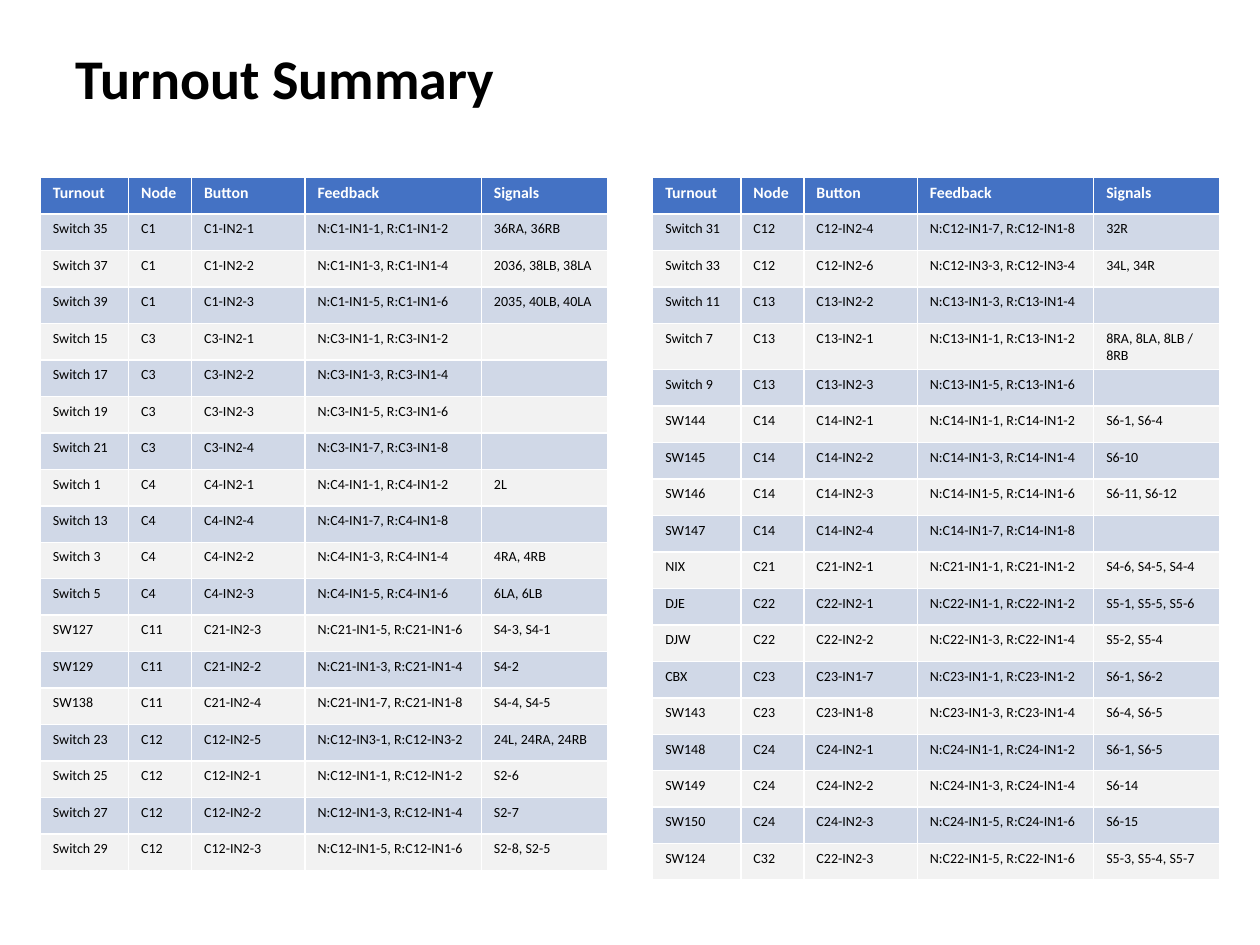
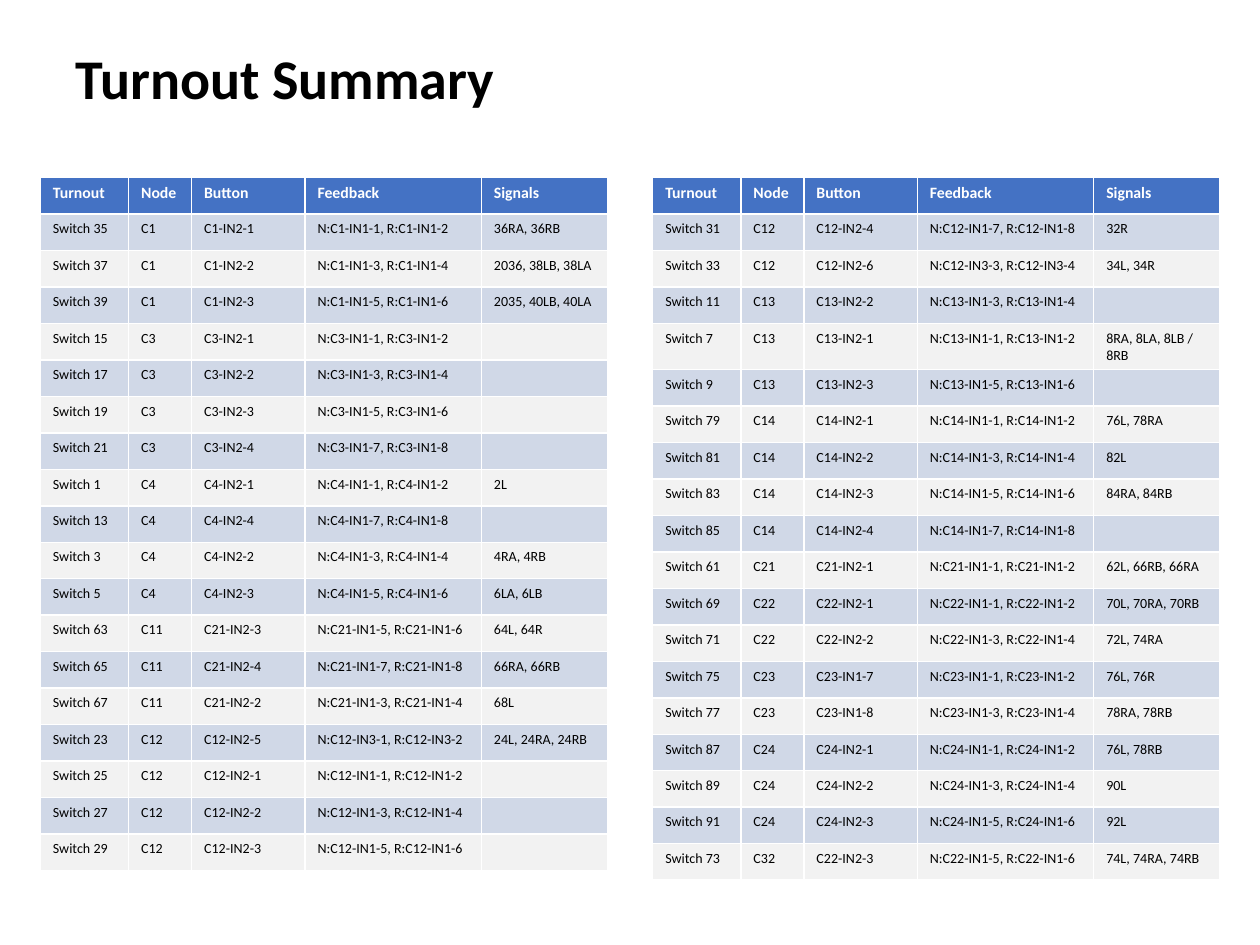
Before and after one commit to lnevo/hart, a slide deck: slide 2 of docs/wiring/Wiring_Schematic.pptx. Drawn at 1260x945 pixels with LibreOffice and Linux fonts; fonts in the diff are those of the drawing. Boxes give left, top, right and bottom in pixels: in the first picture for what was removed or moved away, otherwise in the second. Text is boxed around its words. In the diff, an @@ line names an element or a change of style, - is before the commit and + after.

```diff
--- a/docs/wiring/Wiring_Schematic.pptx
+++ b/docs/wiring/Wiring_Schematic.pptx
@@ table at bbox=[40, 178, 607, 871] @@
-row 13, column 1: SW127
+row 13, column 1: Switch 63
-row 13, column 5: S4-3, S4-1
+row 13, column 5: 64L, 64R
-row 14: SW129 | C11 | C21-IN2-2 | N:C21-IN1-3, R:C21-IN1-4 | S4-2
+row 14: Switch 65 | C11 | C21-IN2-4 | N:C21-IN1-7, R:C21-IN1-8 | 66RA, 66RB
-row 15: SW138 | C11 | C21-IN2-4 | N:C21-IN1-7, R:C21-IN1-8 | S4-4, S4-5
+row 15: Switch 67 | C11 | C21-IN2-2 | N:C21-IN1-3, R:C21-IN1-4 | 68L
-row 17, column 5: S2-6
+row 17, column 5: 
-row 18, column 5: S2-7
+row 18, column 5: 
-row 19, column 5: S2-8, S2-5
+row 19, column 5: 
@@ table at bbox=[653, 178, 1220, 871] @@
-row 7, column 1: SW144
+row 7, column 1: Switch 79
-row 7, column 5: S6-1, S6-4
+row 7, column 5: 76L, 78RA
-row 8, column 1: SW145
+row 8, column 1: Switch 81
-row 8, column 5: S6-10
+row 8, column 5: 82L
-row 9, column 1: SW146
+row 9, column 1: Switch 83
-row 9, column 5: S6-11, S6-12
+row 9, column 5: 84RA, 84RB
-row 10, column 1: SW147
+row 10, column 1: Switch 85
-row 11, column 1: NIX
+row 11, column 1: Switch 61
-row 11, column 5: S4-6, S4-5, S4-4
+row 11, column 5: 62L, 66RB, 66RA
-row 12, column 1: DJE
+row 12, column 1: Switch 69
-row 12, column 5: S5-1, S5-5, S5-6
+row 12, column 5: 70L, 70RA, 70RB
-row 13, column 1: DJW
+row 13, column 1: Switch 71
-row 13, column 5: S5-2, S5-4
+row 13, column 5: 72L, 74RA
-row 14, column 1: CBX
+row 14, column 1: Switch 75
-row 14, column 5: S6-1, S6-2
+row 14, column 5: 76L, 76R
-row 15, column 1: SW143
+row 15, column 1: Switch 77
-row 15, column 5: S6-4, S6-5
+row 15, column 5: 78RA, 78RB
-row 16, column 1: SW148
+row 16, column 1: Switch 87
-row 16, column 5: S6-1, S6-5
+row 16, column 5: 76L, 78RB
-row 17, column 1: SW149
+row 17, column 1: Switch 89
-row 17, column 5: S6-14
+row 17, column 5: 90L
-row 18, column 1: SW150
+row 18, column 1: Switch 91
-row 18, column 5: S6-15
+row 18, column 5: 92L
-row 19, column 1: SW124
+row 19, column 1: Switch 73
-row 19, column 5: S5-3, S5-4, S5-7
+row 19, column 5: 74L, 74RA, 74RB
```
Also in this commit, not shown: 8 other slides changed, 9 other files.
